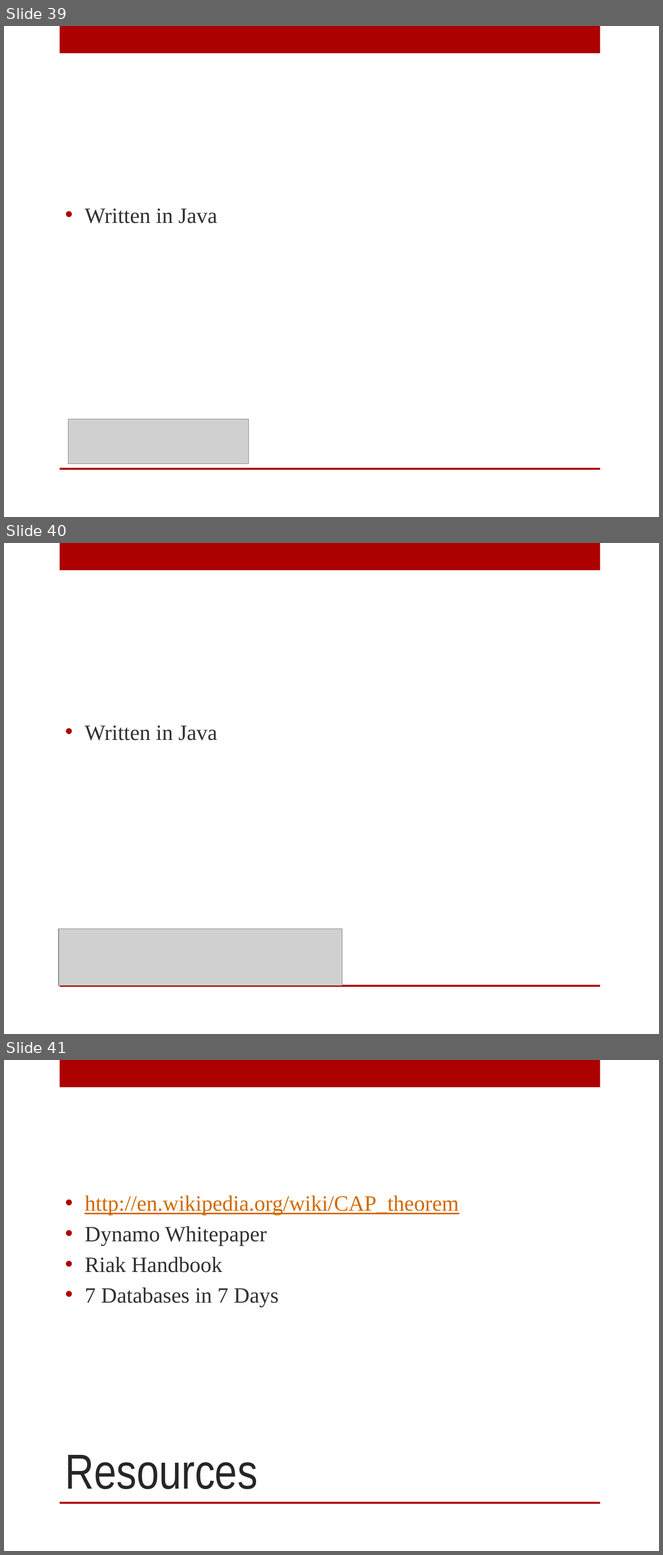
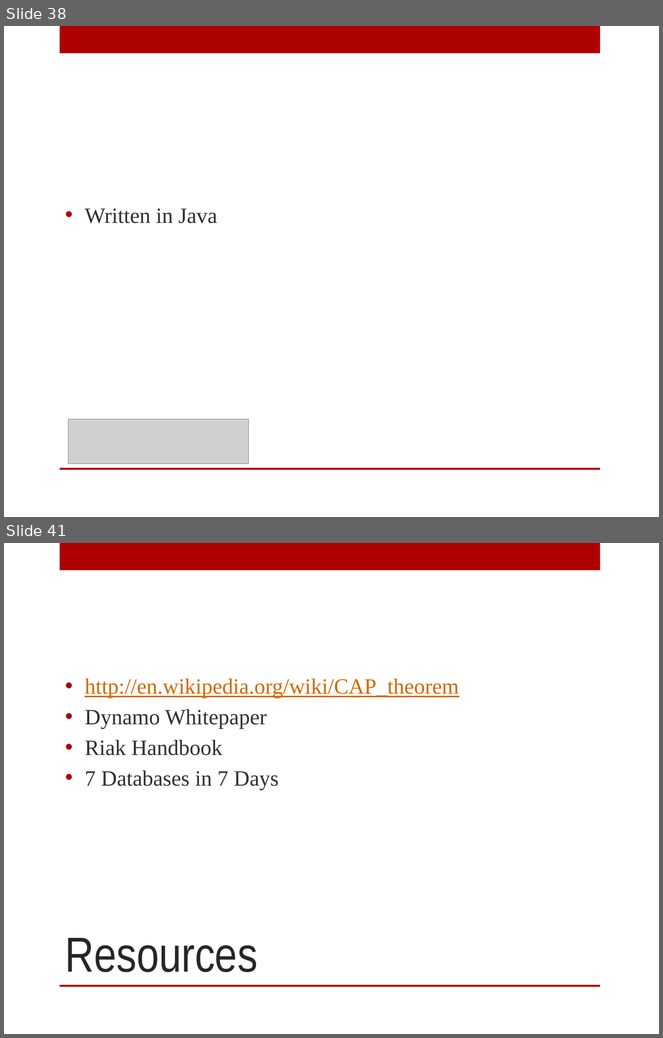
Before and after one commit to digitalBush/nosql-smackdown-talk, a slide deck: nosql-smackdown.pptx. Shown one above the other, each under a label of ours: slides 39, 40 and 41 before the commit, slides 38 and 41 after it; the slides between them are not shown. The pictures are 663x1555 and 663x1038 pixels, drawn with LibreOffice and Linux fonts; fonts in the diff are those of the drawing; grey boxes stand for pictures. Boxes give left, top, right and bottom in pixels: in the first picture for what was removed or moved away, otherwise in the second. Text is boxed around its words. In the diff, an @@ line names an element or a change of style, - is before the commit and + after.

```diff
--- a/nosql-smackdown.pptx
+++ b/nosql-smackdown.pptx
@@ slide 40 removed at [4,543,659,1034], background #FFFFFF; not listed: 2 template elements that a slide beside it also shows @@
@@ text removed at [85,726,218,741] @@
-• Written in Java
@@ picture removed at [59,929,342,986] @@
@@ what was slide 39 is now slide 38 @@
```
Also in this commit, not shown: 1 slide changed, 2 slides added, 1 other slide removed.
